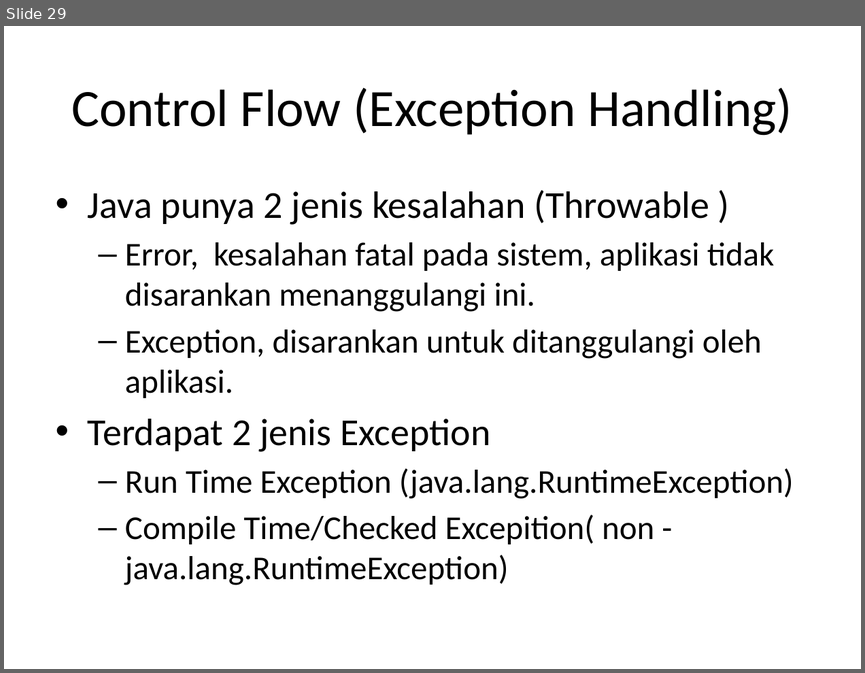
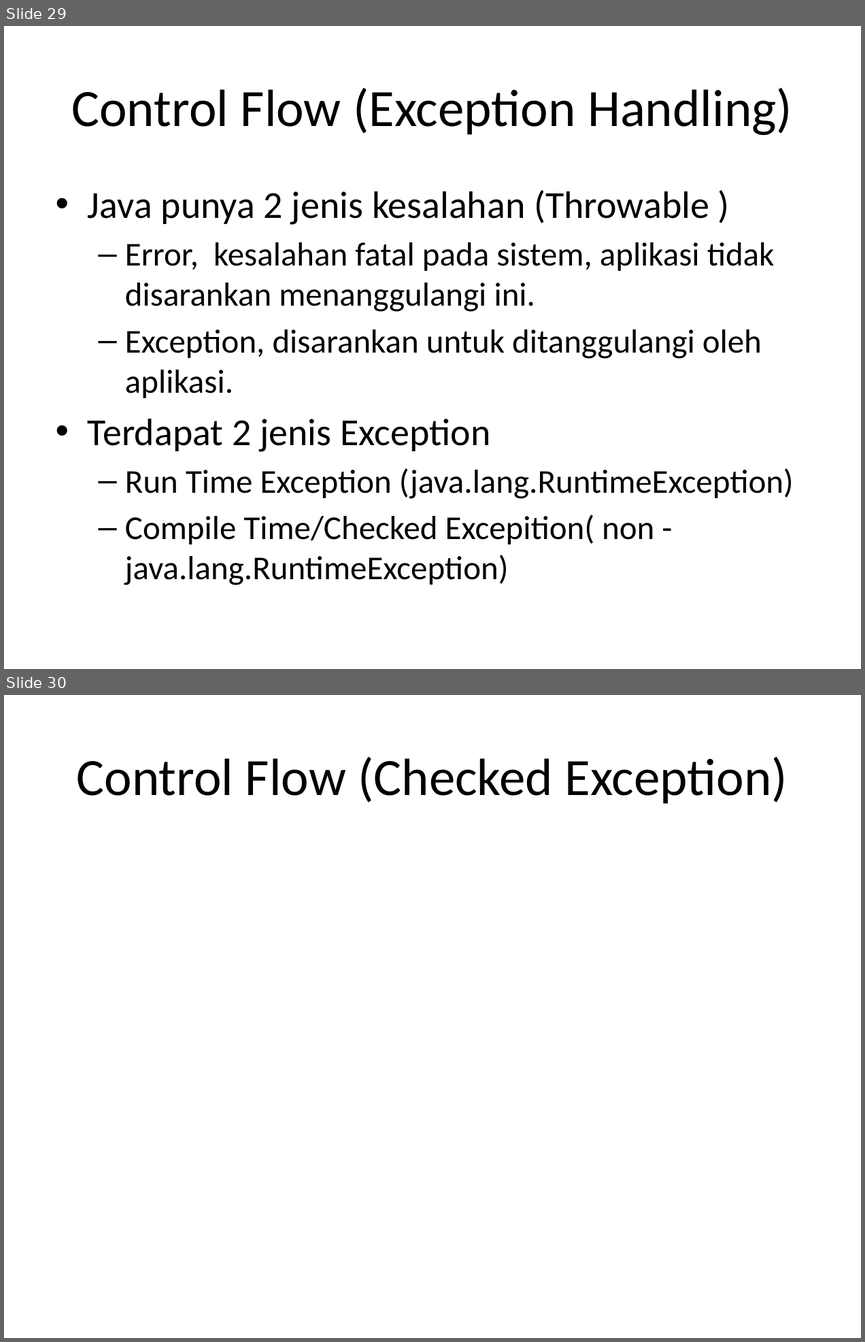
Before and after one commit to milhcbt/oot-aide, a slide deck: src/main/resources/Dasar-Dasar Pemograman Java.pptx. Shown one above the other, each under a label of ours: slide 29 before the commit, slides 29 and 30 after it. The pictures are 865x673 and 865x1342 pixels, drawn with LibreOffice and Linux fonts; fonts in the diff are those of the drawing. Boxes give left, top, right and bottom in pixels: in the first picture for what was removed or moved away, otherwise in the second. Text is boxed around its words. In the diff, an @@ line names an element or a change of style, - is before the commit and + after.

Commit message:
better sample for exception

```diff
--- a/src/main/resources/Dasar-Dasar Pemograman Java.pptx
+++ b/src/main/resources/Dasar-Dasar Pemograman Java.pptx
@@ slide 30 added at [4, 695, 861, 1338], background #FFFFFF @@
@@ title added at [76, 757, 787, 804], 44 pt, text #000000 @@
+Control Flow (Checked Exception)
```
Also in this commit, not shown: 1 slide removed.
